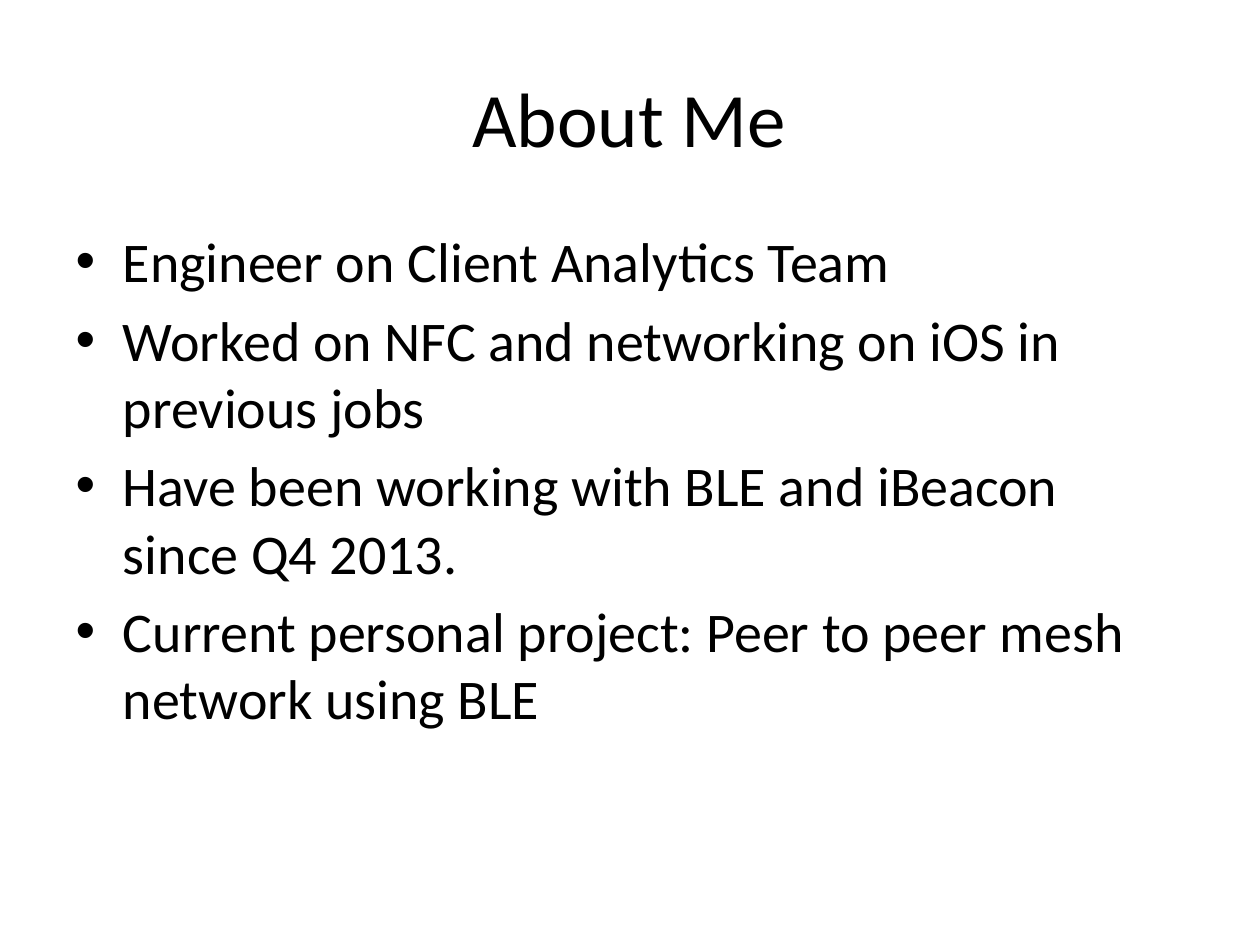
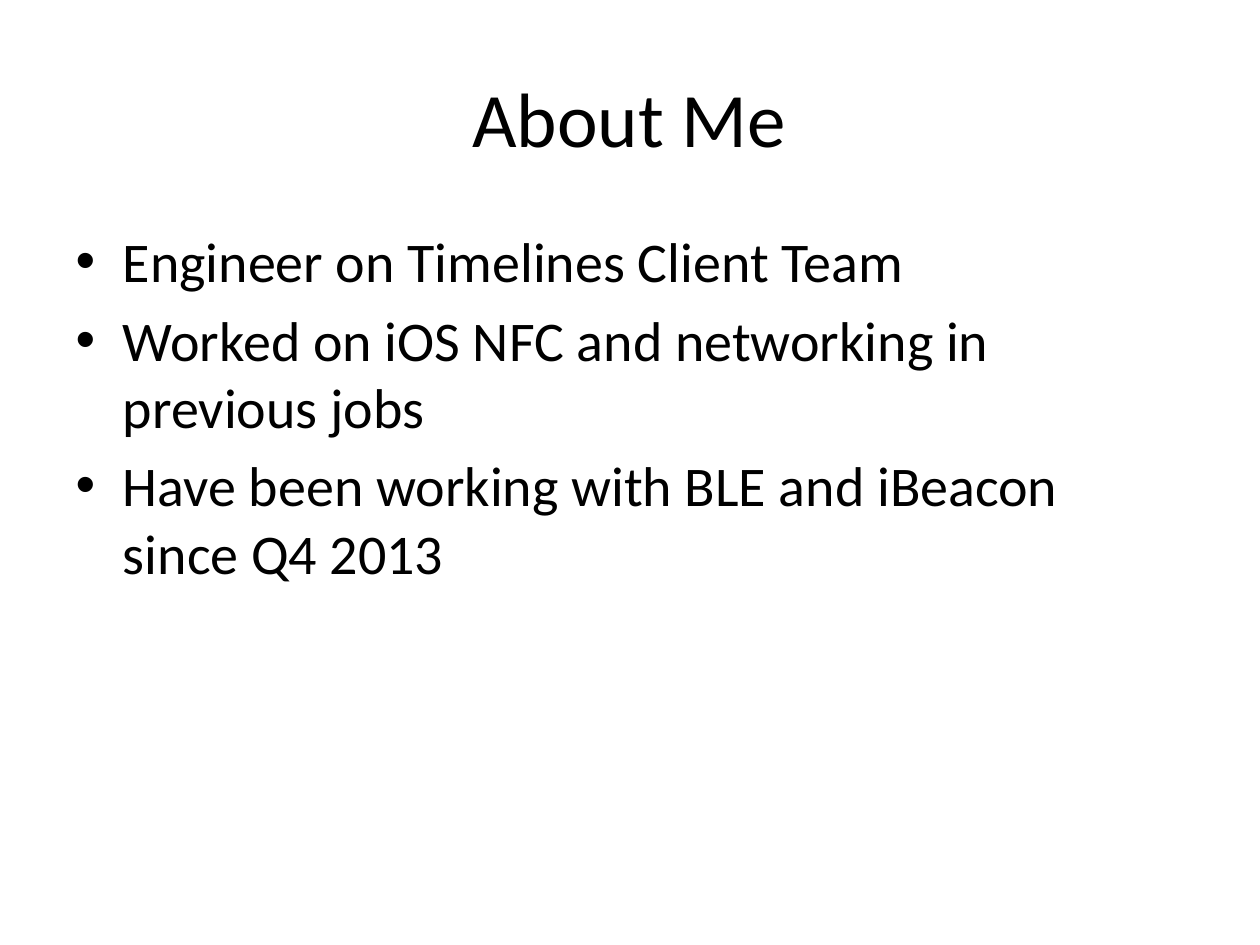
Before and after one commit to a34729t/SimpleCentral, a slide deck: slide 2 of Lecture.pptx. Drawn at 1260x945 pixels with LibreOffice and Linux fonts; fonts in the diff are those of the drawing. Boxes give left, top, right and bottom in pixels: in the first picture for what was removed or moved away, otherwise in the second. Text is boxed around its words. In the diff, an @@ line names an element or a change of style, - is before the commit and + after.

Commit message:
updated slides

```diff
--- a/Lecture.pptx
+++ b/Lecture.pptx
@@ text at [123, 243, 1057, 582]: text changed @@
-• Engineer on Client Analytics Team
-• Worked on NFC and networking on iOS in previous jobs
-• Have been working with BLE and iBeacon since Q4 2013.
-• Current personal project: Peer to peer mesh network using BLE
+• Engineer on Timelines Client Team
+• Worked on iOS NFC and networking in previous jobs
+• Have been working with BLE and iBeacon since Q4 2013
```
Also in this commit, not shown: 4 other slides changed, 3 slides added, 1 slide removed.
